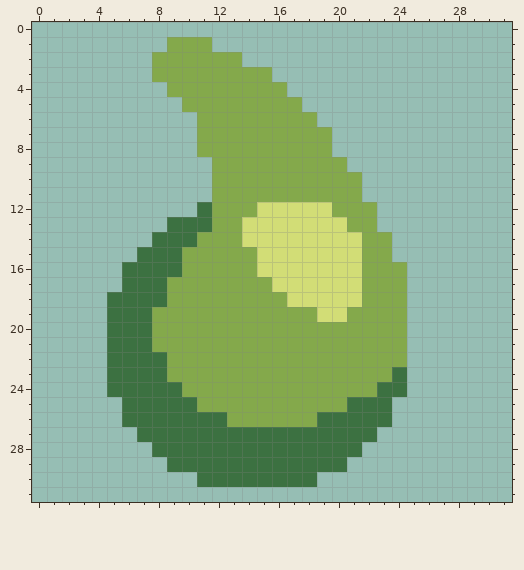
A pixel-art sprite gets an edit: core/assets-raw/sprites/items/liquid-arkycite.png. Above is the file before it was changed.
The file is 32x32 pixels.
After the commit:
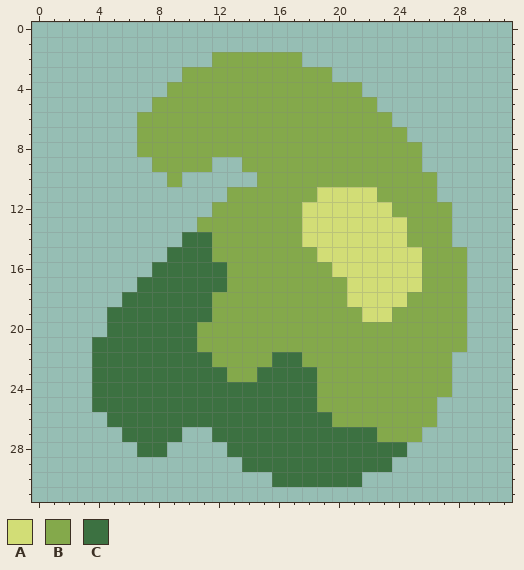
Palette (. is transparent): A #d2dd76  B #84a94b  C #3c7141
From old to new:
y 1: x 9..11 BBB -> ...
y 2: x 8..11 BBBB -> ....; x 14..17 .... -> BBBB
y 3: x 8..9 BB -> ..; x 16..19 .... -> BBBB
y 4: x 17..21 ..... -> BBBBB
y 5: x 8..9 .. -> BB; x 18..22 ..... -> BBBBB
y 6: x 7..10 .... -> BBBB; x 19..23 ..... -> BBBBB
y 7: x 7..10 .... -> BBBB; x 20..24 ..... -> BBBBB
y 8: x 7..10 .... -> BBBB; x 20..25 ...... -> BBBBBB
y 9: x 8..13 ....BB -> BBBB..; x 21..25 ..... -> BBBBB
y 10: x 9 . -> B; x 12..14 BBB -> ...; x 22..26 ..... -> BBBBB
y 11: x 12 B -> .; x 19..26 BBB..... -> AAAABBBB
y 12: x 11 C -> .; x 15..17 AAA -> BBB; x 20..27 BBB..... -> AAAABBBB
y 13: x 9..11 CCC -> ..B; x 14..17 AAAA -> BBBB; x 21..27 BB..... -> AAAABBB
y 14: x 8..9 CC -> ..; x 11 B -> C; x 14..17 AAAA -> BBBB; x 22..27 BB.... -> AAABBB
y 15: x 7..8 CC -> ..; x 10..11 BB -> CC; x 15..18 AAAA -> BBBB; x 22..28 BB..... -> AAAABBB
y 16: x 6..7 CC -> ..; x 10..12 BBB -> CCC; x 15..19 AAAAA -> BBBBB; x 22..28 BBB.... -> AAAABBB
y 17: x 6 C -> .; x 9..12 BBBB -> CCCC; x 16..20 AAAAA -> BBBBB; x 22..28 BBB.... -> AAAABBB
y 18: x 5 C -> .; x 9..11 BBB -> CCC; x 17..20 AAAA -> BBBB; x 22..28 BBB.... -> AAABBBB
y 19: x 8..11 BBBB -> CCCC; x 19..20 AA -> BB; x 22..23 BB -> AA; x 25..28 .... -> BBBB
y 20: x 8..10 BBB -> CCC; x 25..28 .... -> BBBB
y 21: x 4 . -> C; x 8..10 BBB -> CCC; x 25..28 .... -> BBBB
y 22: x 4 . -> C; x 9..11 BBB -> CCC; x 16..17 BB -> CC; x 25..27 ... -> BBB
y 23: x 4 . -> C; x 9..12 BBBB -> CCCC; x 15..18 BBBB -> CCCC; x 24..27 C... -> BBBB
y 24: x 4 . -> C; x 10..18 BBBBBBBBB -> CCCCCCCCC; x 23..27 CC... -> BBBBB
y 25: x 4..5 .. -> CC; x 11..18 BBBBBBBB -> CCCCCCCC; x 21..26 CCC... -> BBBBBB
y 26: x 5 . -> C; x 13..18 BBBBBB -> CCCCCC; x 20..26 CCCC... -> BBBBBBB
y 27: x 6 . -> C; x 10..11 CC -> ..; x 23..25 ... -> BBB
y 28: x 7 . -> C; x 9..12 CCCC -> ....; x 22..24 ... -> CCC
y 29: x 9..13 CCCCC -> .....; x 21..23 ... -> CCC
y 30: x 11..15 CCCCC -> .....; x 19..21 ... -> CCC
Changed places in both pictures, as pixel boxes (x1, y1, x2, y2):
changed: (92, 37, 467, 487)
